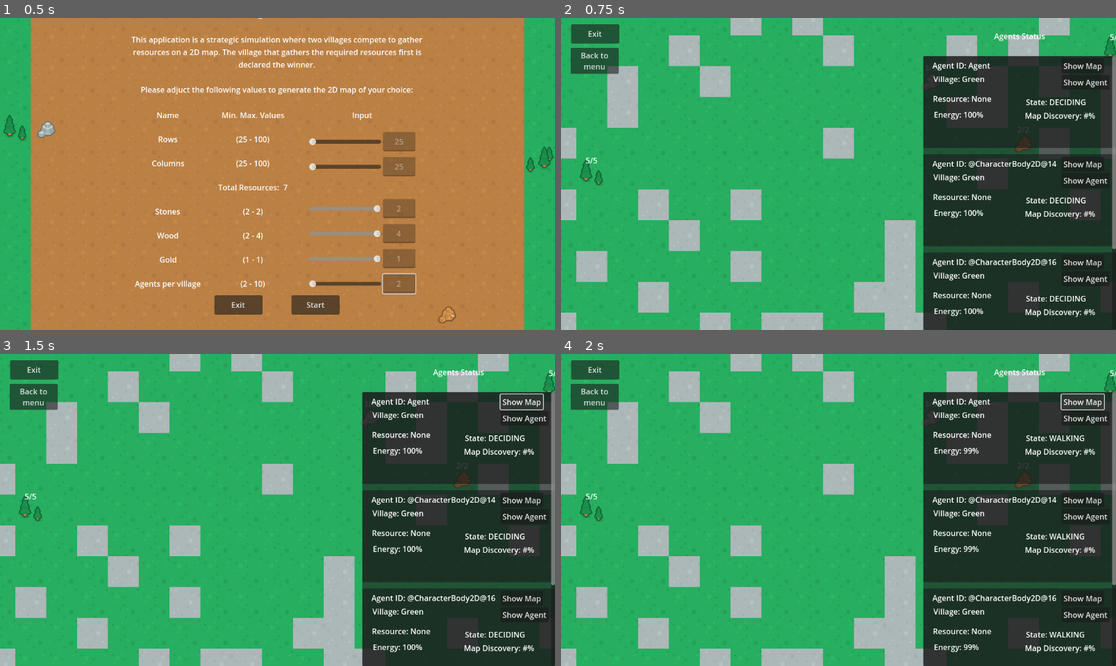
Above: before the commit, frames 1-4 (two rows, left to right).
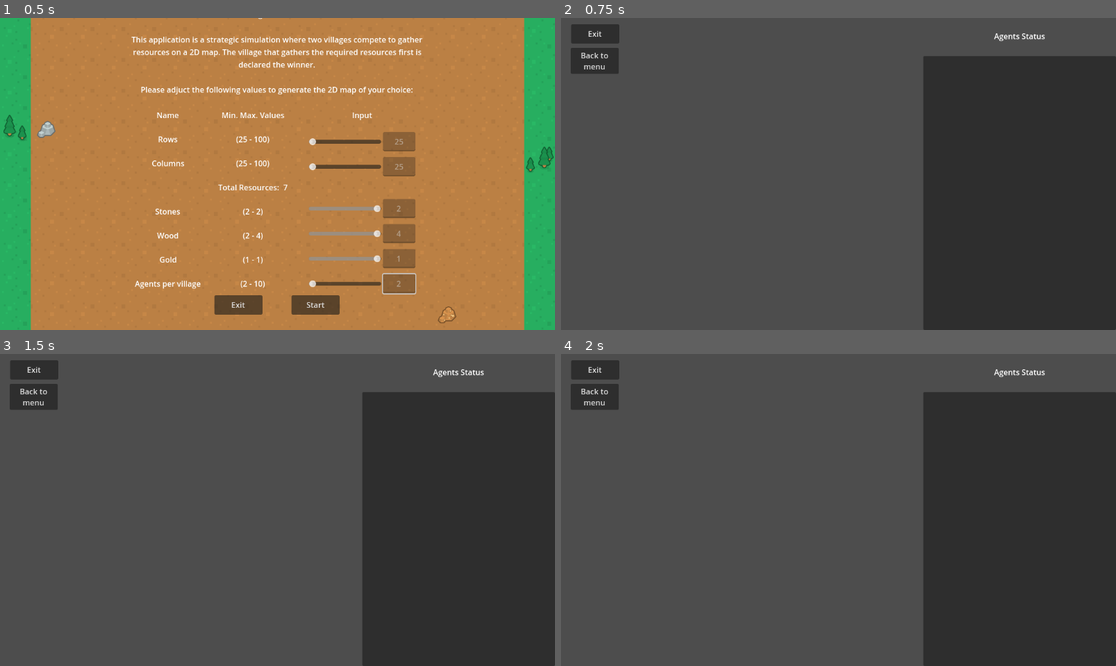
Above: after the commit, the same moments.

Repository: ApostolisSiampanis/intelligent-agents
Game: Godot game, scene res://scenes/input_screen.tscn
Two runs of this game, one before a commit and one after it. Both use one fixed random seed, a clock stepped at 60 frames per second and the inputs below.
Inputs (mouse positions are in pixels of both pictures, inside the frame that each line leads up to):
- Up to frame 1 (0.5 s): no input
- Up to frame 2 (0.75 s): click "Start" at 0.5 s
- Up to frame 3 (1.5 s): click (521, 400) at 1.25 s, where only the run before the commit has a clickable "Show Map"
- Up to frame 4 (2 s): no input

Frame 1 is identical in both runs. In frame 2, 74% of the frame differs, in the area x 0-100%, y 0-100%; in frame 3, 74%; in frame 4, 74%.
Error after the commit: Invalid call. Nonexistent function 'center_on_tile_map' in base 'Camera2D (camera_movement.gd)'. (res://scripts/map_generator.gd:64)

Commit message:
-  instead of clipping the viewable screen, i use the camera_2d

Diff:
--- a/scripts/map_generator.gd
+++ b/scripts/map_generator.gd
@@ -61,9 +61,7 @@
 func _ready():
 	# Center the tile map
 	var viewport_size: Vector2 = get_viewport_rect().size
-	self.set_position(Vector2(
-		viewport_size.x / 2 - (float(cols) * 64) / 2,
-		viewport_size.y / 2 - (float(rows) * 64) / 2))
+	camera_2d.center_on_tile_map()
 
 	# Arrays initialization
 	var map: Array
@@ -266,17 +264,10 @@
 
 	if highlight:
 		agent.modulate = Color.FIREBRICK  # or another suitable color
-
-	if highlight:
-		var viewport_size: Vector2 = get_viewport_rect().size
-		var agent_center =\
-			agent.position + Vector2(CommonVariables.TILE_SIZE.x / 2,
-									 CommonVariables.TILE_SIZE.y / 2)
-		var new_position = Vector2(
-			viewport_size.x / 2 - agent_center.x,
-			viewport_size.y / 2 - agent_center.y
-		)
-		set_position(new_position)
+		camera_2d.follow_agent(agent)
+	else:
+		camera_2d.stop_following_agent()
+		pass
 
 func _on_highlight_map(agent, mode):
 	match mode:
